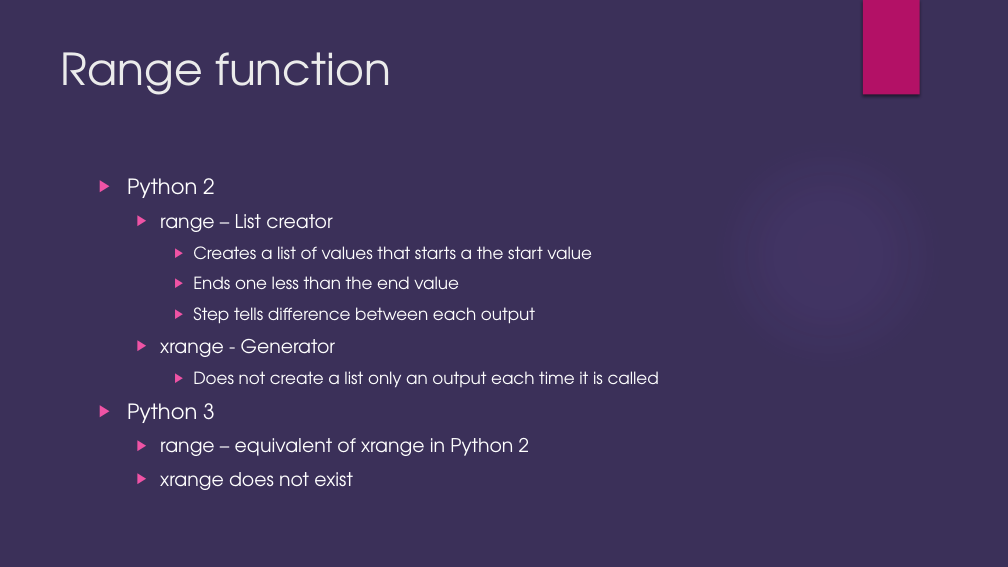
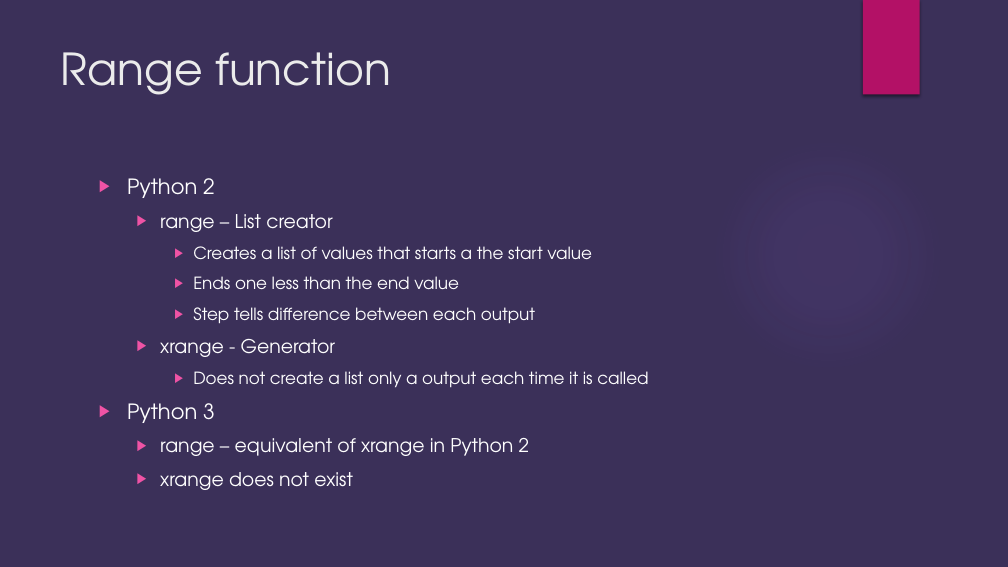
Before and after one commit to brianjgrier/Python-Overview, a slide deck: slide 15 of Python Introduction.pptx (slide 19 before the commit). Drawn at 1008x567 pixels with LibreOffice and Linux fonts; fonts in the diff are those of the drawing; background and template pictures are left out. Boxes give left, top, right and bottom in pixels: in the first picture for what was removed or moved away, otherwise in the second. Text is boxed around its words. In the diff, an @@ line names an element or a change of style, - is before the commit and + after.

```diff
--- a/Python Introduction.pptx
+++ b/Python Introduction.pptx
@@ text at box(193, 371, 648, 388): text changed @@
-    ▶ Does not create a list only an output each time it is called
+    ▶ Does not create a list only a output each time it is called
```
Also in this commit, not shown: 9 other slides changed, 8 slides removed.
